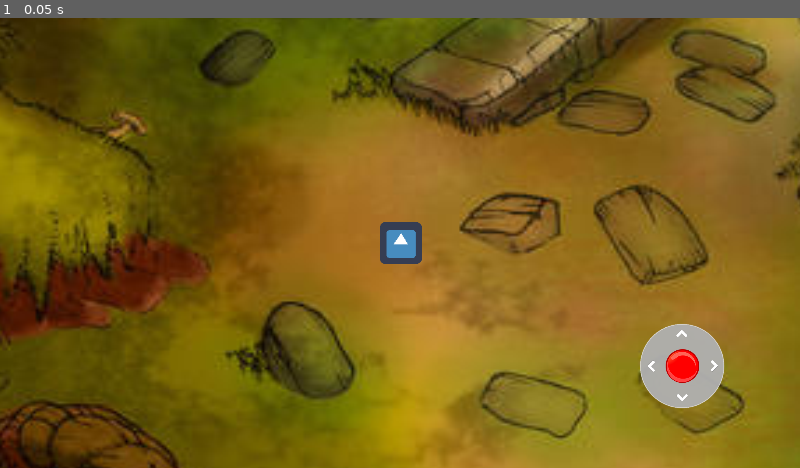
Above: before the commit, frame 1.
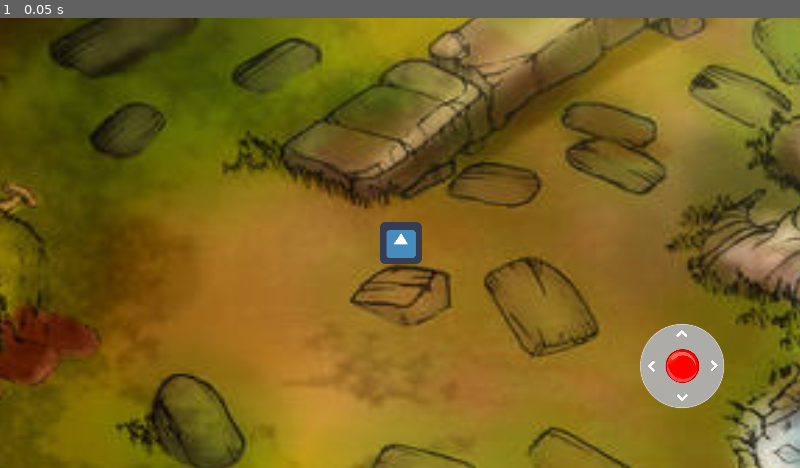
Above: after the commit, the same moment.

Repository: LockyBounty/virtual-joystick-godot
Game: Godot game, scene res://scenes/Main.tscn
The game is run twice, just before and just after one commit, with the same random seed, the same clock (stepped at 60 frames per second) and the same inputs. The engine's default icon, where the game draws it, is replaced by a stand-in: a white triangle on a blue panel in a dark square.
Inputs:
- Up to frame 1 (0.05 s): no input

The runs differ from the first frame. In frame 1, 65% of the frame differs, in the area x 0-100%, y 0-100%.

Commit message:
added fixes but fack size

Diff:
--- a/project.godot
+++ b/project.godot
@@ -19,14 +19,18 @@
 run/main_scene="res://scenes/Main.tscn"
 config/icon="res://icon.png"
 
+[debug]
+
+gdscript/warnings/unused_variable=false
+
 [display]
 
 window/size/width=1280
 window/size/height=720
+window/size/fullscreen=true
 window/vsync/use_vsync=false
-window/handheld/orientation="sensor_landscape"
 window/stretch/mode="2d"
-window/stretch/aspect="expand"
+window/stretch/aspect="keep"
 
 [input_devices]
 
@@ -42,7 +46,9 @@
 quality/intended_usage/framebuffer_allocation=0
 quality/intended_usage/framebuffer_allocation.mobile=0
 vram_compression/import_etc=true
-vram_compression/import_etc2=false
 quality/shadows/filter_mode=0
+quality/depth_prepass/enable=false
 environment/default_clear_color=Color( 0, 0, 0, 1 )
+quality/depth/hdr=false
 environment/default_environment="res://default_env.tres"
+quality/dynamic_fonts/use_oversampling=false
--- a/scenes/Game.tscn
+++ b/scenes/Game.tscn
@@ -16,7 +16,7 @@
 
 [node name="Player" parent="." instance=ExtResource( 2 )]
 light_mask = 0
-position = Vector2( 323.172, 359.381 )
+position = Vector2( 372.282, 327.072 )
 gravity_point = true
 collision_mask = 0
 
Not shown, removed: exported-bis/exported.zip
Not shown, changed: exported-project/virtual-joystick-godot.js
Not shown, changed: exported-project/virtual-joystick-godot.pck
Not shown, changed: exported-project/virtual-joystick-godot.wasm
